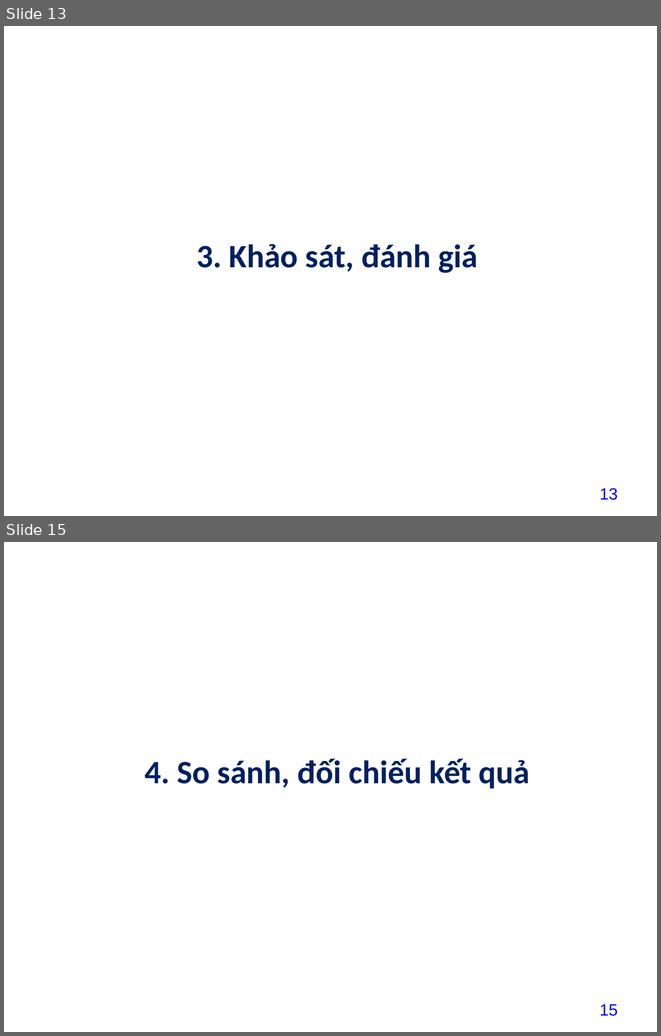
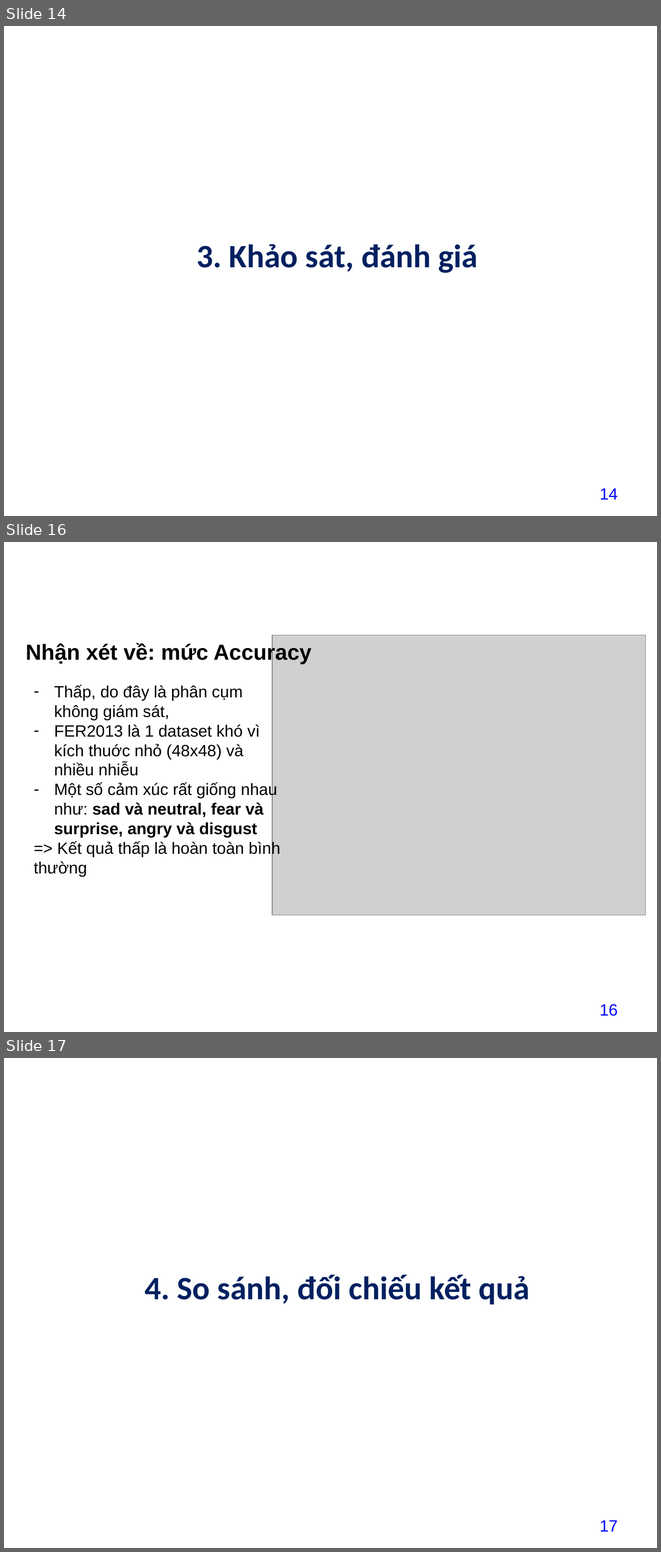
Before and after one commit to datdatnguyen2609/datdatnguyen2609, a slide deck: project/baitaplon/13_NguyenThanhDat211440519_baitaplon.pptx. Shown one above the other, each under a label of ours: slides 13 and 15 before the commit, slides 14, 16 and 17 after it; the slides between them are not shown. The pictures are 661x1036 and 661x1552 pixels, drawn with LibreOffice and Linux fonts; fonts in the diff are those of the drawing; grey boxes stand for pictures; background and template pictures are left out. Boxes give left, top, right and bottom in pixels: in the first picture for what was removed or moved away, otherwise in the second. Text is boxed around its words. In the diff, an @@ line names an element or a change of style, - is before the commit and + after.

```diff
--- a/project/baitaplon/13_NguyenThanhDat211440519_baitaplon.pptx
+++ b/project/baitaplon/13_NguyenThanhDat211440519_baitaplon.pptx
@@ slide 16 added at box(4, 542, 657, 1032), background picture (left out) @@
@@ title added at box(19, 560, 291, 603), 32 pt, text #FFFFFF, bold @@
+3. Khảo sát, đánh giá
@@ picture added at box(272, 635, 646, 915) @@
@@ text added at box(26, 642, 311, 664), 24 pt, text #000000, bold @@
+Nhận xét về: mức Accuracy
@@ text added at box(34, 685, 281, 876), 18 pt, text #000000 @@
+– Thấp, do đây là phân cụm không giám sát,
+– FER2013 là 1 dataset khó vì kích thuớc nhỏ (48x48) và nhiều nhiễu
+– Một số cảm xúc rất giống nhau như: sad và neutral, fear và surprise, angry và disgust
+=> Kết quả thấp là hoàn toàn bình thường
@@ page number added at box(600, 1004, 618, 1016), 18 pt, text #0000FF @@
+16
@@ what was slide 13 is now slide 14 @@
@@ page number at box(600, 488, 618, 499): text changed @@
-13
+14
@@ what was slide 15 is now slide 17 @@
@@ page number at box(600, 1520, 618, 1531): text changed @@
-15
+17
```
Also in this commit, not shown: 1 slide changed, 2 other slides added, 1 slide removed, 13 other files.
